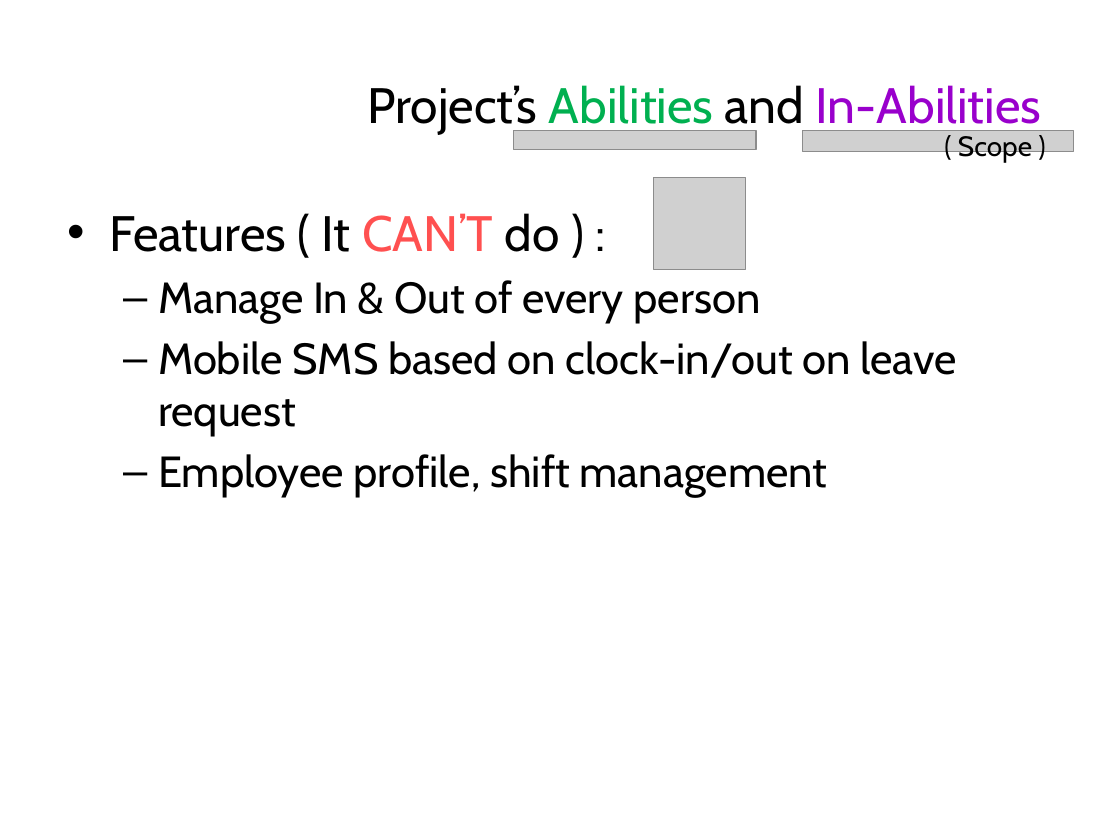
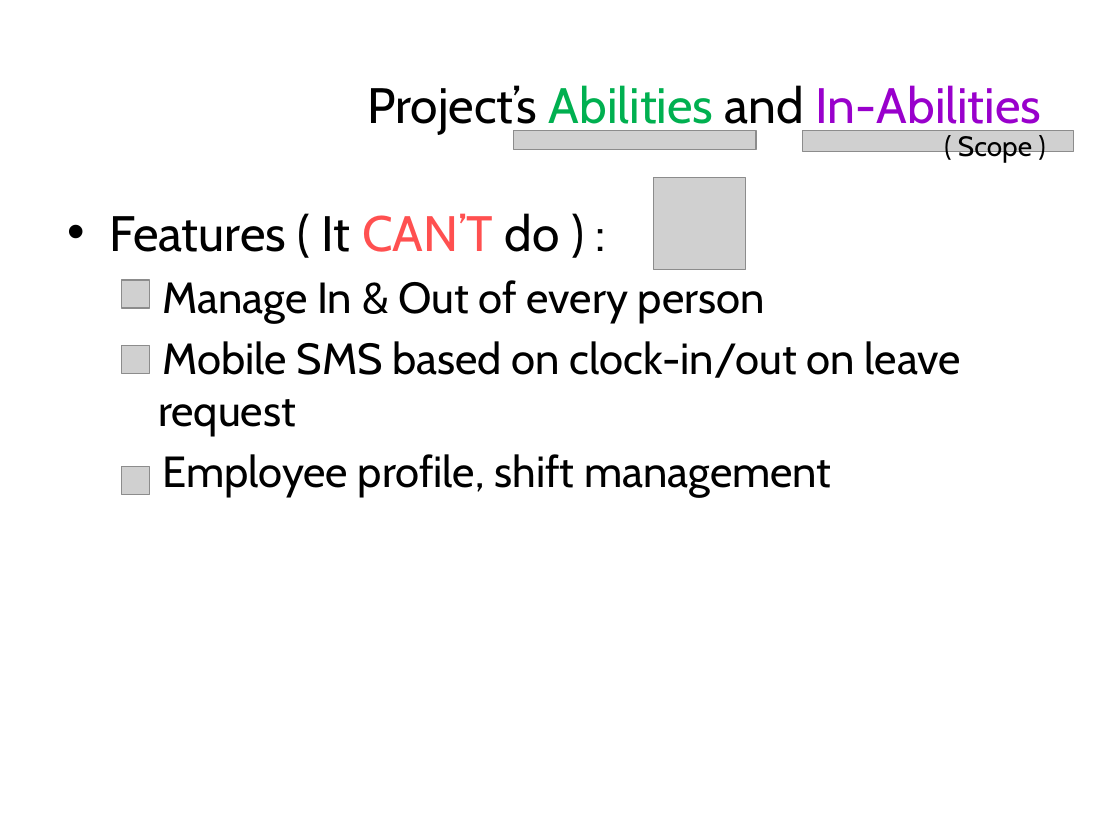
Before and after one commit to AayushShah25/Attendence-By-AI-With-Databse, a slide deck: slide 11 of Automated Attendance System – By AI.pptx. Drawn at 1120x840 pixels with LibreOffice and Linux fonts; fonts in the diff are those of the drawing; grey boxes stand for pictures. Boxes give left, top, right and bottom in pixels: in the first picture for what was removed or moved away, otherwise in the second. Text is boxed around its words. In the diff, an @@ line names an element or a change of style, - is before the commit and + after.

```diff
--- a/Automated Attendance System – By AI.pptx
+++ b/Automated Attendance System – By AI.pptx
@@ picture added at (x1=121, y1=280, x2=149, y2=308) @@
@@ text at (x1=158, y1=280, x2=961, y2=498): bullet – to none @@
@@ picture added at (x1=121, y1=345, x2=149, y2=373) @@
@@ picture added at (x1=121, y1=467, x2=149, y2=495) @@
```
Also in this commit, not shown: 3 other slides changed, 3 slides added, 1 slide removed.
